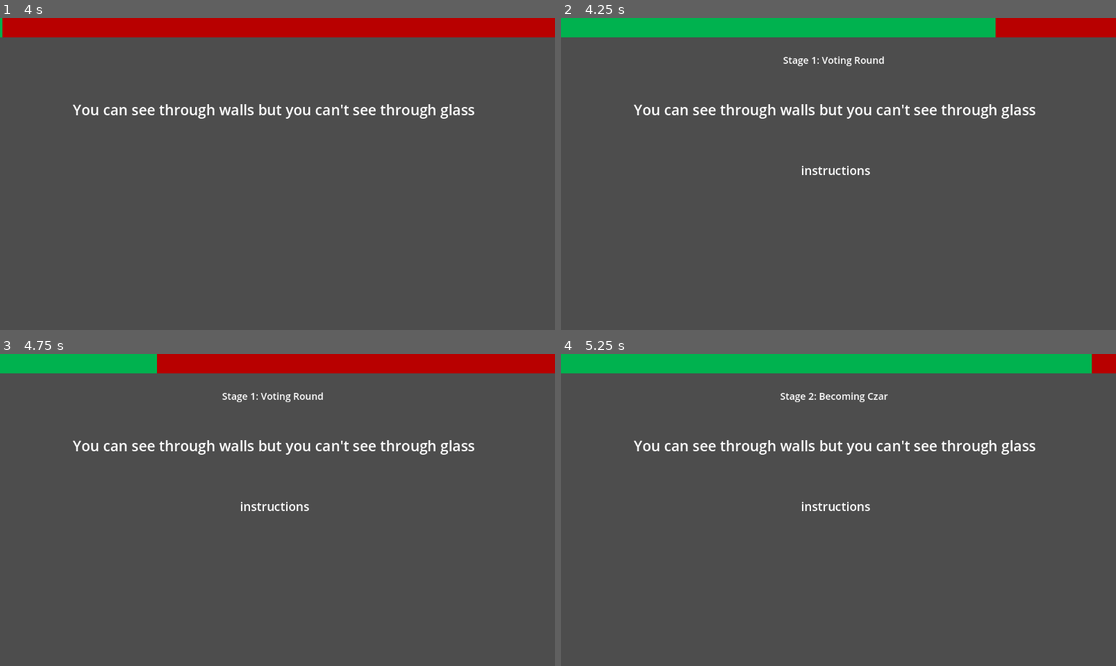
Above: before the commit, frames 1-4 (two rows, left to right).
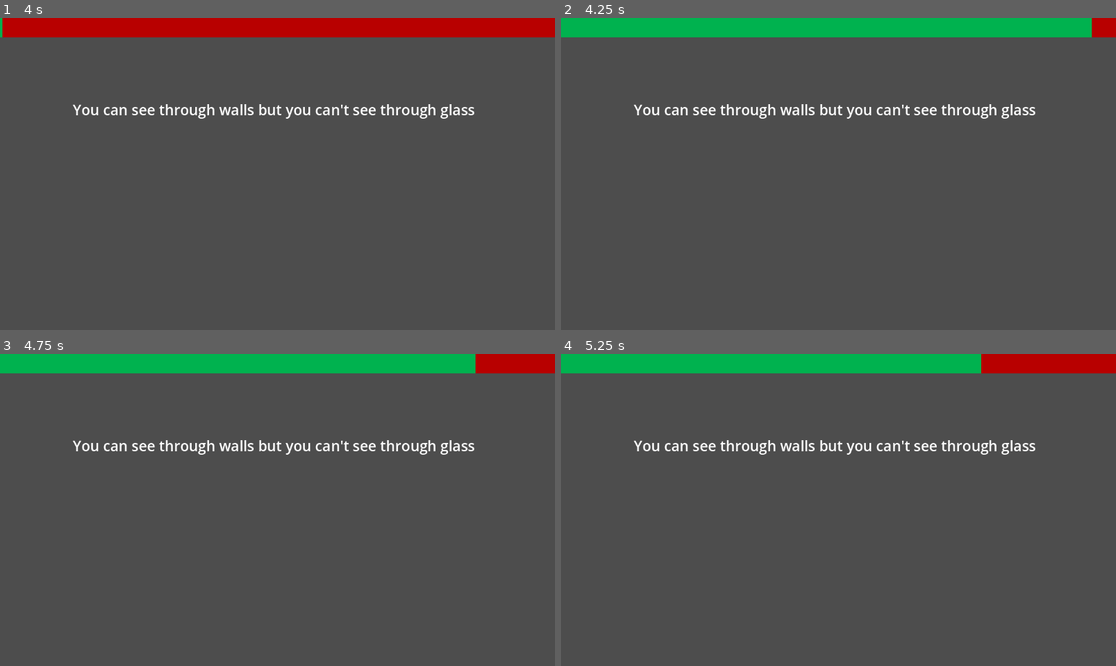
Above: after the commit, the same moments.

Repository: Beepered/WouldYouPressTheButton-Special
Game: Godot game, scene res://scenes/PlayScene.tscn
Two runs of this game, one before a commit and one after it. Both use one fixed random seed, a clock stepped at 60 frames per second and the inputs below. This scene is started directly instead of the project's main scene.
Inputs (mouse positions are in pixels of both pictures, inside the frame that each line leads up to):
- Up to frame 1 (4 s): move the mouse to (399, 158) at 0.52 s; click (399, 158) at 0.67 s; move the mouse to (166, 189) at 1.27 s; click (166, 189) at 1.42 s; move the mouse to (333, 105) at 2.02 s; click (333, 105) at 2.17 s; move the mouse to (249, 236) at 2.77 s; click (249, 236) at 2.92 s; move the mouse to (444, 220) at 3.52 s; click (444, 220) at 3.67 s
- Up to frame 2 (4.25 s): no input
- Up to frame 3 (4.75 s): move the mouse to (111, 463) at 4.27 s; click (111, 463) at 4.42 s
- Up to frame 4 (5.25 s): move the mouse to (866, 510) at 5.02 s; click (866, 510) at 5.17 s

Frame 1 is identical in both runs. In frame 2, 1.5% of the frame differs, in the area x 40-96%, y 0-51%; in frame 3, 3.9%, in the area x 28-86%, y 0-51%; in frame 4, 1.6%.
Error before the commit: Modulo by zero error in operator '%'. (res://scripts/play/discussion.gd:285)
Error after the commit: Modulo by zero error in operator '%'. (res://scripts/play/discussion.gd:264)

Commit message:
voting process changed
+Persuaders/opposers cant vote
+Persuaders/opposers each get their own discussion time
-one round only for voting

Diff:
--- a/wouldyoupressthebutton-special/scripts/global.gd
+++ b/wouldyoupressthebutton-special/scripts/global.gd
@@ -4,7 +4,7 @@
 extends Node
 
 #var numRounds = 5
-var discussTime = 30
+var discussTime = 20
 var voteTime = 5
 
 var playerNames = []
--- a/wouldyoupressthebutton-special/scripts/play/discussion.gd
+++ b/wouldyoupressthebutton-special/scripts/play/discussion.gd
@@ -26,9 +26,8 @@
 var voteCount = 0 # Brendan: this can just be hasVoted.size()
 var currentPlayer: String = ""
 var hasVoted = []
-var initialVotes = {} # Tracks players initial votes
+#var initialVotes = {} # Tracks players initial votes
 var finalVotes = {}
-var is_final_phase = false
 
 var chosenPrompt
 var persuader; var opposer
@@ -75,29 +74,36 @@
 			chosenPrompt = prompts[currentRound - 1]
 			prompt.text = chosenPrompt
 			time = 4
-		2: # Each player votes on the prompt
-			title.visible = true
-			title.text = "Stage 1: Voting Round"
-			await start_voting_phase()
-			time = 1
-		3: # Assign roles to players
+		# 2: # Each player votes on the prompt
+		# 	title.visible = true
+		# 	title.text = "Stage 1: Voting Round"
+		# 	await start_voting_phase()
+		# 	time = 1
+		2: # Assign roles to players
 			title.text = "Stage 2: Becoming Czar"
 			assign_roles()
 			time = 5
-		4: # Discussion phase
+		3: # Discussion phase
 			title.text = "Stage 3: Discussion Phase"
 			instructions.visible = true
 			instructions.text = chosenPrompt
-			prompt.text = "%s convince to press\n%s convince NOT to press!" % [persuader, opposer]
+			prompt.text = "%s, convince people to press" % [persuader]
 			skipButton.visible = true
 			time = Global.discussTime
-		5: # Second voting round
+		4:
+			title.text = "Stage 3: Discussion Phase 2"
+			instructions.visible = true
+			instructions.text = chosenPrompt
+			prompt.text = "%s, convince people NOT to press!" % [opposer]
+			skipButton.visible = true
+			time = Global.discussTime
+		5: # Only one voting stage
 			title.text = "Stage 4: Final Voting Round"
 			skipButton.visible = false
 			await start_voting_phase()
 			time = 1
 		6: # Scoring and preparation for the next round
-			await calculate_scores()
+			calculate_scores()
 			time = 3
 			currentRound += 1
 			if currentRound > numRounds:
@@ -116,8 +122,6 @@
 	hasVoted.clear()
 	currentPlayer = "" # Reset the current player
 
-	is_final_phase = stageNum == 5
-
 	# Show the voting canvas
 	voteCanvas.visible = true
 	instructions.visible = true
@@ -127,6 +131,8 @@
 	for i in range(Global.playerNames.size()):
 		var player = Global.playerNames[i]
 		currentPlayer = player # Set the current player
+		if currentPlayer == persuader or player == opposer:
+			continue
 		print("Player Turn:", player) # Debugging output
 		instructions.text = "%s, press or don't" % player
 
@@ -157,10 +163,7 @@
 	# Increment vote count and mark player as having voted
 	voteCount += 1
 	hasVoted.append(currentPlayer)
-	if is_final_phase:
-		finalVotes[currentPlayer] = 1
-	else:
-		initialVotes[currentPlayer] = 1
+	finalVotes[currentPlayer] = 1
 	print("Player %s voted. Total votes: %d" % [currentPlayer, voteCount])
 
 	# After voting, reset currentPlayer to null
@@ -205,25 +208,18 @@
 	prompt.text = "Calculating scores..."
 	var pressVotes = 0
 	var dontPressVotes = 0
-	var changedVotes = {"Persuader": 0, "Opposer": 0}
 
 	instructions.visible = false
 
 	# Count final votes and track changes
 	for player in Global.playerNames:
-		var initialVote = initialVotes.get(player, 0) # Default to 0 if not voted
+		if player == persuader or player == opposer:
+			continue
 		var finalVote = finalVotes.get(player, 0) # Default to 0 if not voted
 		if finalVote:
 			pressVotes += 1
 		else:
 			dontPressVotes += 1
-
-		# Check if the vote changed
-		if initialVote != finalVote:
-			if finalVote:
-				changedVotes["Persuader"] += 1
-			else:
-				changedVotes["Opposer"] += 1
 
 	# Determine the winner
 	var winner = ""
@@ -231,25 +227,8 @@
 		winner = persuader
 	elif dontPressVotes > pressVotes:
 		winner = opposer
-
-	# Assign points
-	for i in Global.playerNames:
-		print(i)
-		var firstVote: bool = initialVotes.has(i)
-		var secondVote: bool = finalVotes.has(i)
-		if(firstVote == secondVote): # no change
-			print("no change")
-			if(secondVote):
-				print("persuaded")
-				points[persuader] += 1
-			elif(!secondVote):
-				print("opposed")
-				points[opposer] += 1
-		elif(!firstVote && secondVote):
-			points[persuader] += 2
-		elif(firstVote && !secondVote):
-			points[opposer] += 2
-	print(points)
+	else:
+		winner = "Tie"
 
 	# Display results
 	prompt.text = "Pressed: %d, Didn't Press: %d\nWinner: %s" % [
